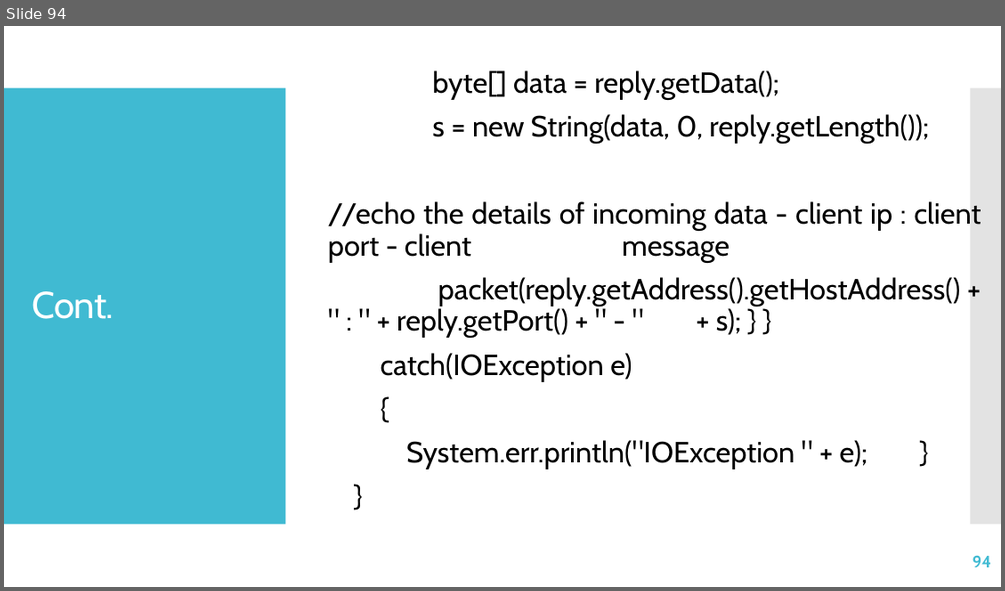
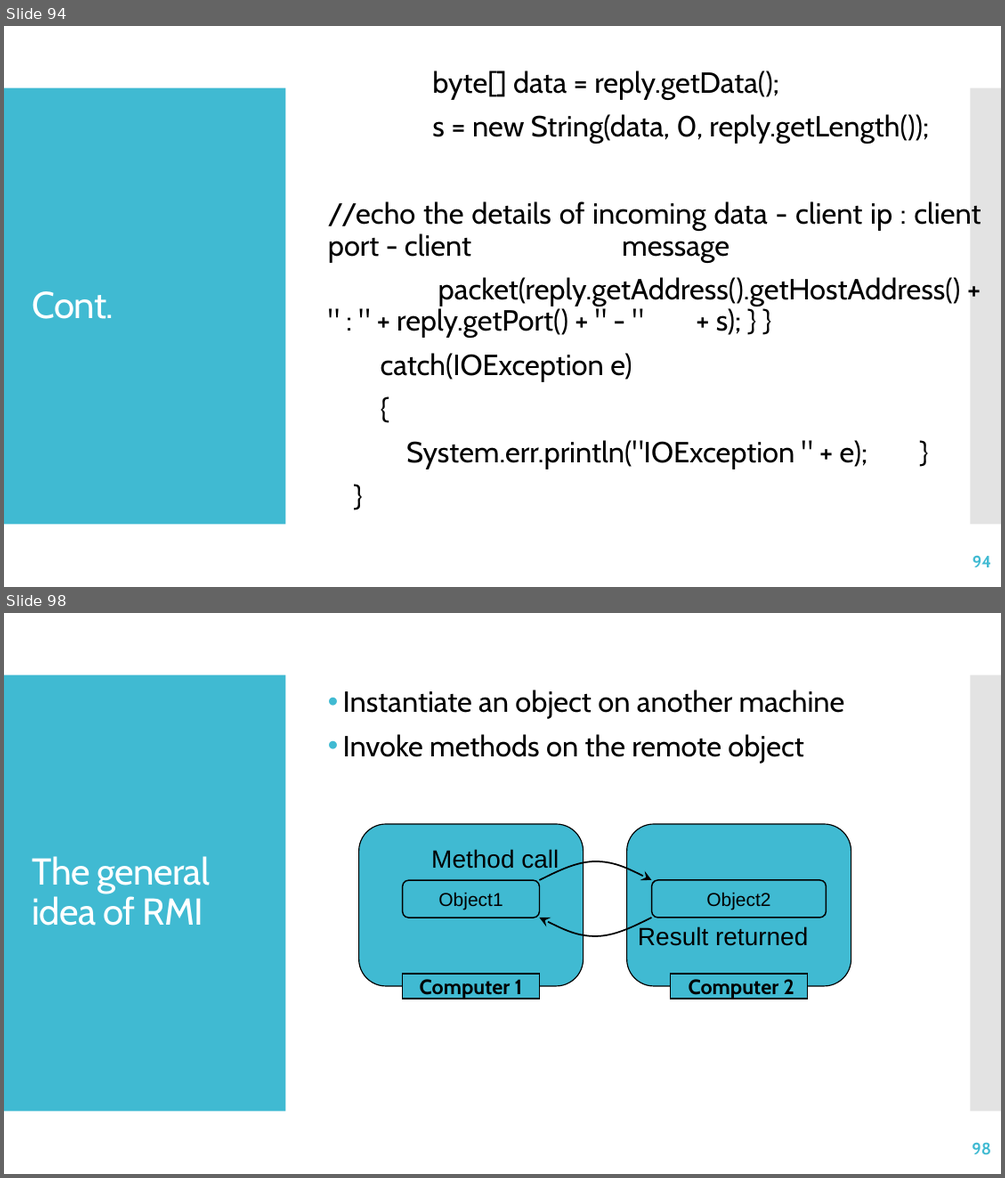
Before and after one commit to jrambasana/AJP2022-code, a slide deck: AJP Slides/AJP - Unit 1 - Java Networking.pptx. Shown one above the other, each under a label of ours: slide 94 before the commit, slides 94 and 98 after it; the slides between them are not shown. The pictures are 1005x591 and 1005x1178 pixels, drawn with LibreOffice and Linux fonts; fonts in the diff are those of the drawing. Boxes give left, top, right and bottom in pixels: in the first picture for what was removed or moved away, otherwise in the second. Text is boxed around its words. In the diff, an @@ line names an element or a change of style, - is before the commit and + after.

```diff
--- a/AJP Slides/AJP - Unit 1 - Java Networking.pptx
+++ b/AJP Slides/AJP - Unit 1 - Java Networking.pptx
@@ slide 98 added at <box>4,613,1001,1174</box>, background #FFFFFF; not listed: 2 template elements that a slide beside it also shows @@
@@ text added at <box>343,690,845,763</box>, 28 pt, text #000000 @@
+• Instantiate an object on another machine
+• Invoke methods on the remote object
@@ text added at <box>431,849,558,872</box>, 24 pt, text #000000 @@
+Method call
@@ title added at <box>32,856,210,925</box>, 36 pt, text #FFFFFF @@
+The general idea of RMI
@@ freeform shape added at <box>540,861,652,880</box>, outline #000000 1.5 pt @@
@@ rounded rectangle added at <box>403,880,540,917</box>, outline #000000 1.25 pt, 18 pt, text #000000 @@
+Object1
@@ rounded rectangle added at <box>652,880,825,917</box>, outline #000000 1.25 pt, 18 pt, text #000000 @@
+Object2
@@ freeform shape added at <box>540,917,652,936</box>, outline #000000 1.5 pt @@
@@ text added at <box>638,926,808,946</box>, 24 pt, text #000000 @@
+Result returned
@@ group added at <box>359,824,851,998</box>: 2 rounded rectangles, 2 rectangles @@
+Computer 1
+Computer 2
@@ page number added at <box>971,1142,991,1154</box>, 16 pt, text #40BAD2, bold @@
+98
```
Also in this commit, not shown: 37 other slides added, 23 other files.
